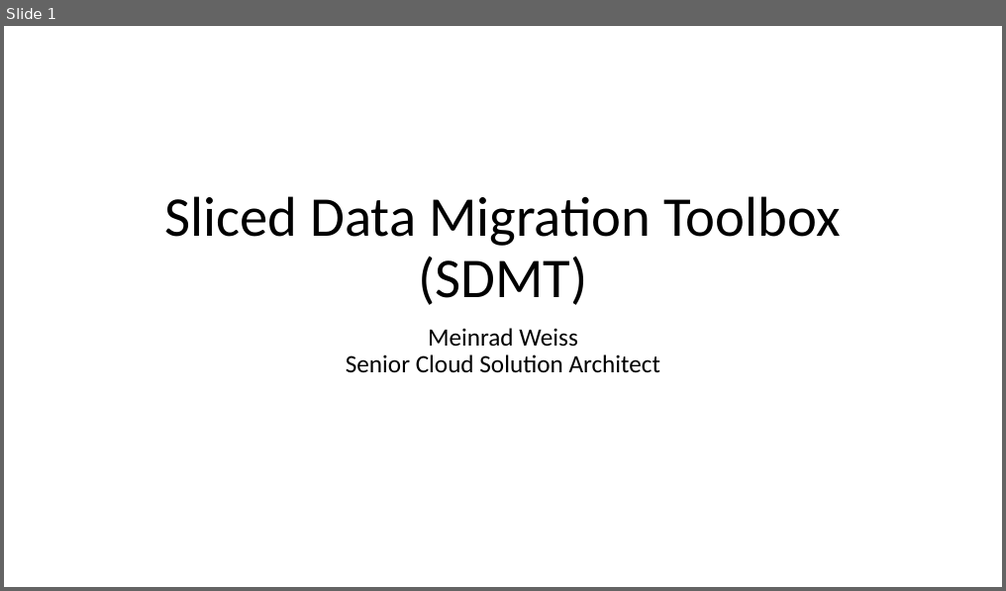
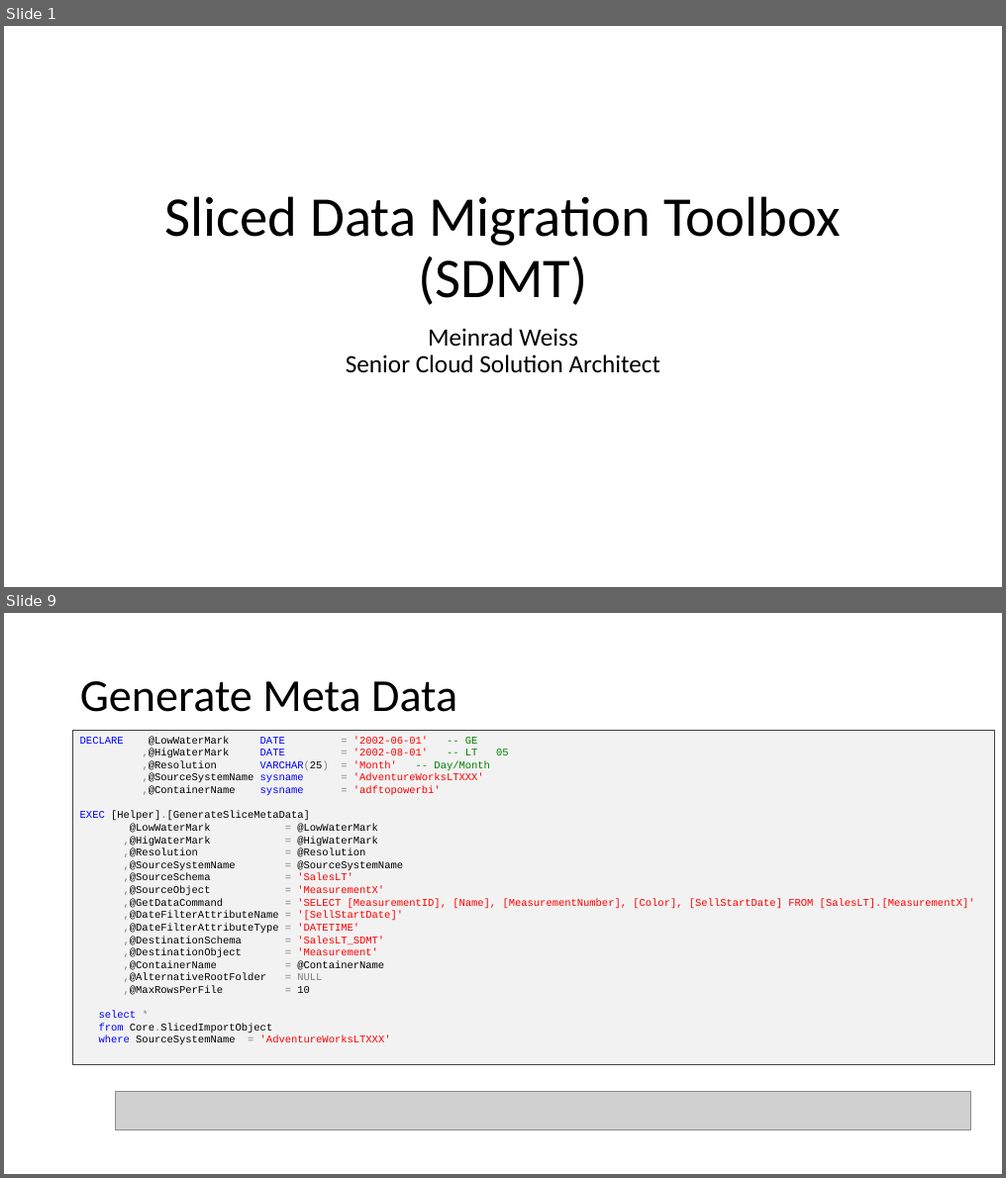
Before and after one commit to meinradweiss/SwissArmyKnife, a slide deck: docs/ADF_SynapsePipelines/PPT/SlicedDataMigrationToolbox.pptx. Shown one above the other, each under a label of ours: slide 1 before the commit, slides 1 and 9 after it; the slides between them are not shown. The pictures are 1006x591 and 1006x1178 pixels, drawn with LibreOffice and Linux fonts; fonts in the diff are those of the drawing; grey boxes stand for pictures. Boxes give left, top, right and bottom in pixels: in the first picture for what was removed or moved away, otherwise in the second. Text is boxed around its words. In the diff, an @@ line names an element or a change of style, - is before the commit and + after.

Commit message:
[IngestionMappingName] added and documentation updated.

```diff
--- a/docs/ADF_SynapsePipelines/PPT/SlicedDataMigrationToolbox.pptx
+++ b/docs/ADF_SynapsePipelines/PPT/SlicedDataMigrationToolbox.pptx
@@ slide 9 added at <box>4,613,1002,1174</box>, background #FFFFFF @@
@@ title added at <box>80,681,457,712</box>, 44 pt, text #000000 @@
+Generate Meta Data
@@ rectangle added at <box>73,730,995,1065</box>, fill #F2F2F2, outline #404040 0.5 pt, 10 pt, text #000000 @@
+DECLARE @LowWaterMark DATE = '2002-06-01' -- GE
+,@HigWaterMark DATE = '2002-08-01' -- LT 05
+,@Resolution VARCHAR(25) = 'Month' -- Day/Month
+,@SourceSystemName sysname = 'AdventureWorksLTXXX'
+,@ContainerName sysname = 'adftopowerbi'
+EXEC [Helper].[GenerateSliceMetaData]
+@LowWaterMark = @LowWaterMark
+,@HigWaterMark = @HigWaterMark
+,@Resolution = @Resolution
+,@SourceSystemName = @SourceSystemName
+,@SourceSchema = 'SalesLT'
+,@SourceObject = 'MeasurementX'
+,@GetDataCommand = 'SELECT [MeasurementID], [Name], [MeasurementNumber], [Color], [SellStartDate] FROM [SalesLT].[MeasurementX]'
+,@DateFilterAttributeName = '[SellStartDate]'
+,@DateFilterAttributeType = 'DATETIME'
+,@DestinationSchema = 'SalesLT_SDMT'
+,@DestinationObject = 'Measurement'
+,@ContainerName = @ContainerName
+,@AlternativeRootFolder = NULL
+,@MaxRowsPerFile = 10
+select *
+from Core.SlicedImportObject
+where SourceSystemName = 'AdventureWorksLTXXX'
@@ picture added at <box>116,1091,971,1131</box> @@
```
Also in this commit, not shown: 3 slides changed, 6 other slides added, 8 other files.
